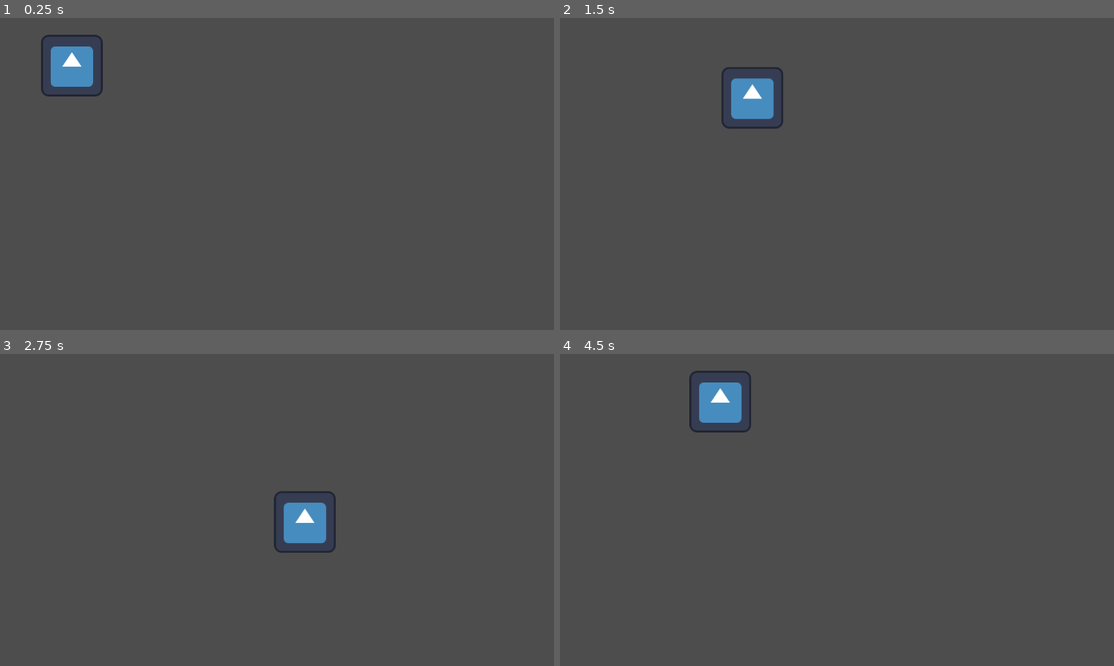
Above: before the commit, frames 1-4 (two rows, left to right).
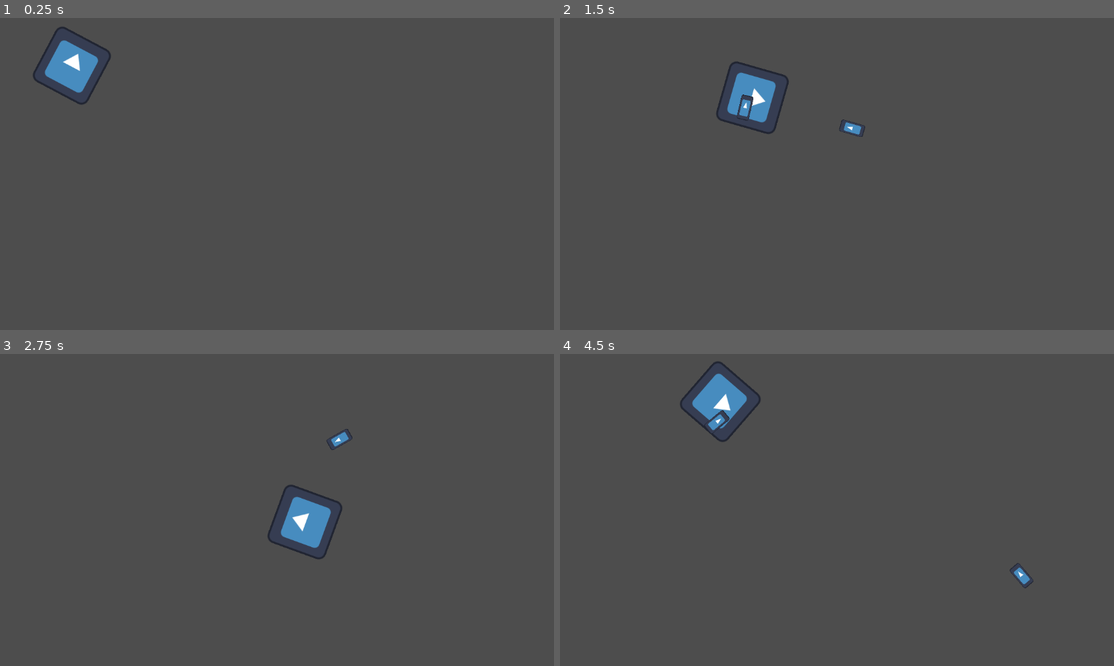
Above: after the commit, the same moments.

Repository: r3L4k5/Dungeon-Joe
Game: Godot game, scene res://Scenes/main.tscn
Same seed, same stepped clock (60 frames per second), same inputs: the game is played once before the commit and once after it. Before the commit the project has no main scene; this scene is started directly in both runs. The engine's default icon, where the game draws it, is replaced by a stand-in: a white triangle on a blue panel in a dark square.
Inputs (mouse positions are in pixels of both pictures, inside the frame that each line leads up to):
- Up to frame 1 (0.25 s): no input
- Up to frame 2 (1.5 s): tap Enter at 0.5 s; move the mouse to (958, 158) at 0.52 s; press the mouse at (958, 158) at 0.53 s; hold D (right) 0.53-1.28 s; move the mouse to (726, 189) at 1.27 s; release the mouse at (726, 189) at 1.28 s; hold S (down) from 1.28 s (still down); click (726, 189) at 1.35 s
- Up to frame 3 (2.75 s): move the mouse to (332, 441) at 2.02 s; release S (down) at 2.03 s; press the mouse at (332, 441) at 2.03 s; hold D (right) from 2.03 s (still down)
- Up to frame 4 (4.5 s): move the mouse to (809, 572) at 2.77 s; release D (right) at 2.78 s; release the mouse at (809, 572) at 2.78 s; hold W (up) 2.78-3.53 s; click (809, 572) at 2.85 s; move the mouse to (1003, 556) at 3.52 s; press the mouse at (1003, 556) at 3.53 s; hold A (left) from 3.53 s (still down); move the mouse to (670, 463) at 4.27 s; release the mouse at (670, 463) at 4.28 s; click (670, 463) at 4.35 s

The runs differ from the first frame. In frame 1, 0.8% of the frame differs, in the area x 5-20%, y 2-28%; in frame 2, 0.9%; in frame 3, 0.9%; in frame 4, 1.2%, in the area x 21-86%, y 2-76%.

Commit message:
Made player rotate depending on mouse pos, and made player able to shoot towards mouse

Diff:
--- a/Scenes/bullet.tscn
+++ b/Scenes/bullet.tscn
@@ -1,10 +1,12 @@
-[gd_scene load_steps=3 format=3 uid="uid://bts3l2v4eklvo"]
+[gd_scene load_steps=4 format=3 uid="uid://bts3l2v4eklvo"]
 
 [ext_resource type="Texture2D" uid="uid://iynbp3vlgxws" path="res://icon.svg" id="1_dfhmu"]
+[ext_resource type="Script" path="res://SCripts/bullet.gd" id="1_nh0dv"]
 
 [sub_resource type="RectangleShape2D" id="RectangleShape2D_nihfu"]
 
 [node name="Bullet" type="Area2D"]
+script = ExtResource("1_nh0dv")
 
 [node name="BulletSprite" type="Sprite2D" parent="."]
 scale = Vector2(0.2, 0.4)
--- /dev/null
+++ b/Scripts/bullet.gd
@@ -0,0 +1,6 @@
+extends Area2D
+
+const speed = 500.0
+
+func _physics_process(delta):
+	position += Vector2(speed, 0).rotated(rotation + deg_to_rad(90)) * delta
--- a/Scripts/player.gd
+++ b/Scripts/player.gd
@@ -2,6 +2,7 @@
 
 
 const speed = 20000.0
+const BULLET = preload("res://Scenes/bullet.tscn")
 
 
 func get_input(delta):
@@ -10,4 +11,21 @@
 
 func _physics_process(delta):
 	get_input(delta)
+	rotate_player()
 	move_and_slide()
+
+func rotate_player():
+	var target = get_global_mouse_position()
+	var target_angle = get_angle_to(target)
+	rotation += target_angle
+
+func _input(event):
+	if event.is_action_pressed("left_click"):
+		shoot()
+
+func shoot():
+	var bullet = BULLET.instantiate()
+
+	get_parent().add_child(bullet)
+	bullet.global_position = self.global_position
+	bullet.rotation += self.rotation - deg_to_rad(90)
--- a/project.godot
+++ b/project.godot
@@ -11,6 +11,7 @@
 [application]
 
 config/name="Dungeon Joe"
+run/main_scene="res://Scenes/main.tscn"
 config/features=PackedStringArray("4.3", "Forward Plus")
 config/icon="res://icon.svg"
 
@@ -36,3 +37,8 @@
 "events": [Object(InputEventKey,"resource_local_to_scene":false,"resource_name":"","device":-1,"window_id":0,"alt_press …(192 unchanged characters)…
 ]
 }
+left_click={
+"deadzone": 0.5,
+"events": [Object(InputEventMouseButton,"resource_local_to_scene":false,"resource_name":"","device":-1,"window_id":0,"alt_pressed":false,"shift_pressed":false,"ctrl_pressed":false,"meta_pressed":false,"button_mask":1,"position":Vector2(86, 17),"global_position":Vector2(95, 63),"factor":1.0,"button_index":1,"canceled":false,"pressed":true,"double_click":false,"script":null)
+]
+}
Not shown, added: Scenes/pla20F6.tmp
